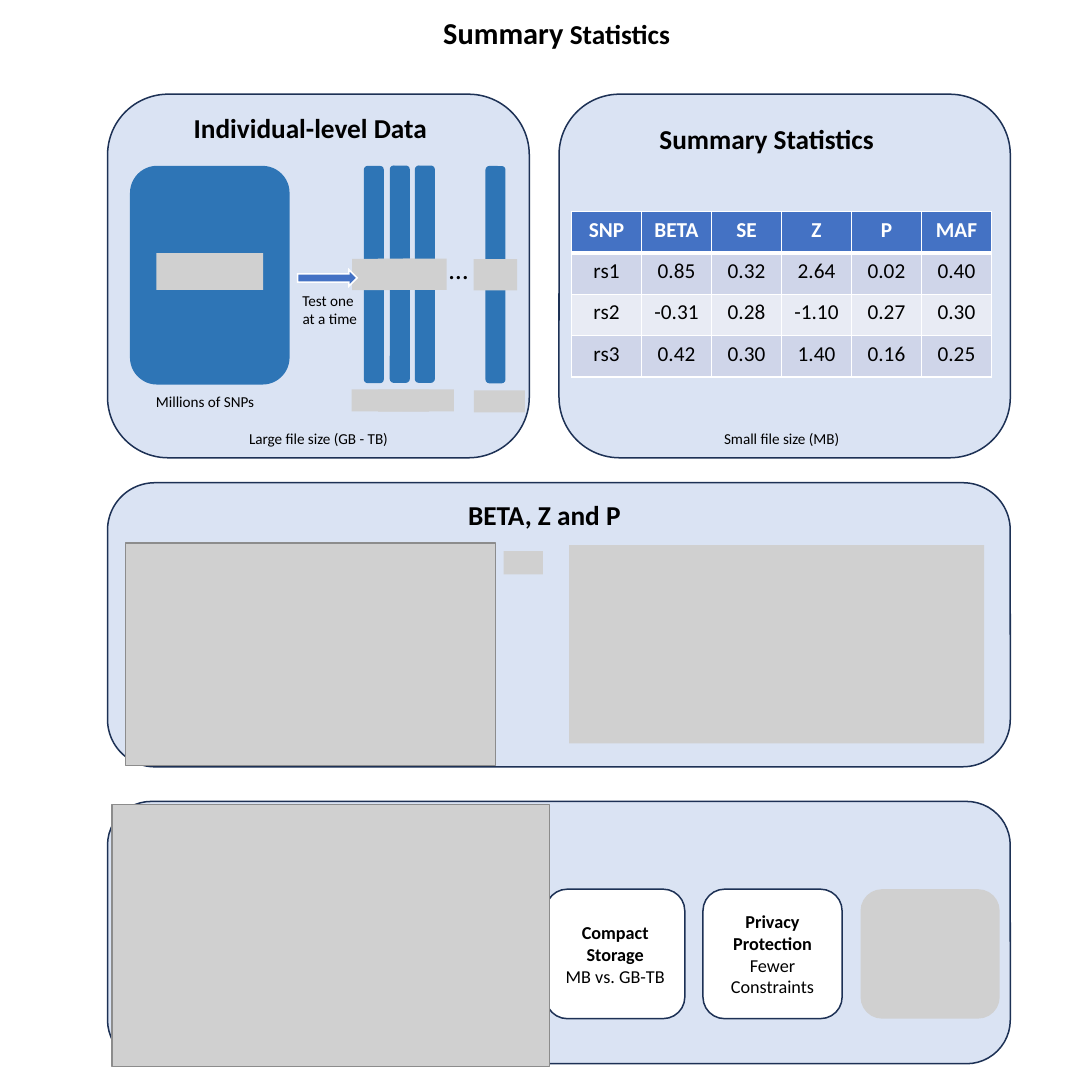
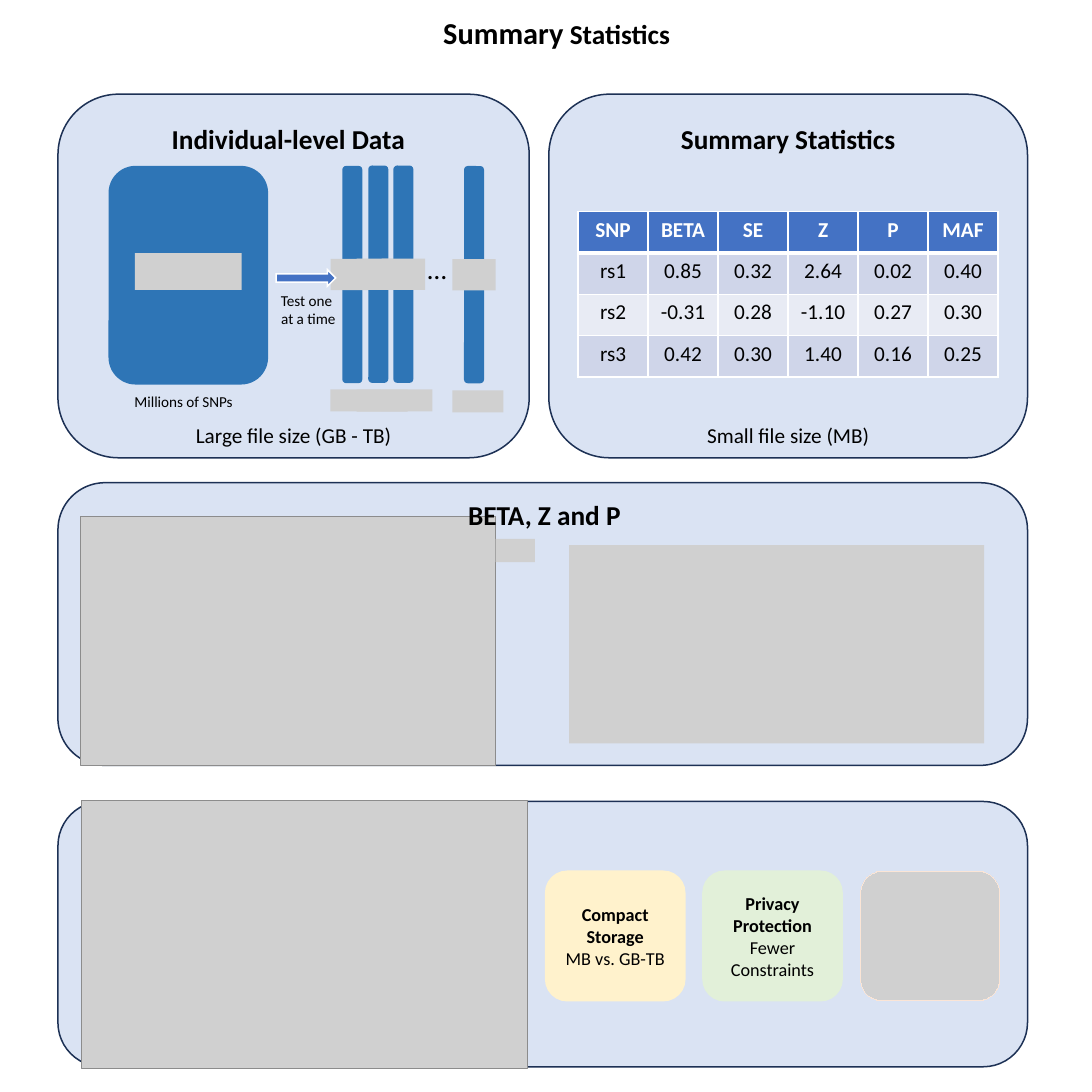
Before and after one commit to StatFunGen/statgen-prerequisites, a slide deck: slide 10 of graphical_summary/slides.pptx (slide 9 before the commit). Drawn at 1092x1092 pixels with LibreOffice and Linux fonts; fonts in the diff are those of the drawing; grey boxes stand for pictures. Boxes give left, top, right and bottom in pixels: in the first picture for what was removed or moved away, otherwise in the second. Text is boxed around its words. In the diff, an @@ line names an element or a change of style, - is before the commit and + after.

```diff
--- a/graphical_summary/slides.pptx
+++ b/graphical_summary/slides.pptx
@@ rounded rectangle: place and size @@
-rounded rectangle at [107, 94, 529, 458]
+rounded rectangle at [58, 94, 530, 458]
@@ text "Individual-level Data": place and size @@
-text "Individual-level Data" at [194, 119, 427, 139]
+text "Individual-level Data" at [172, 130, 405, 150]
@@ text "Summary Statistics": place and size @@
-text "Summary Statistics" at [659, 130, 874, 154]
+text "Summary Statistics" at [681, 130, 895, 154]
@@ rounded rectangle: place and size @@
-rounded rectangle at [559, 94, 1010, 458]
+rounded rectangle at [549, 94, 1028, 458]
@@ table: place and size @@
-table at [571, 212, 990, 378]
+table at [578, 212, 997, 378]
@@ text "Large file size (GB - ..." at [196, 427, 391, 447]: size 10 to 14 pt @@
@@ text "Large file size (GB - ...": place and size @@
-text "Large file size (GB - ..." at [249, 433, 388, 447]
+text "Large file size (GB - ..." at [196, 427, 391, 447]
@@ picture added at [330, 390, 381, 412] @@
@@ picture: place and size @@
-picture at [352, 390, 403, 412]
+picture at [357, 390, 408, 412]
@@ picture removed at [403, 390, 454, 412] @@
@@ 6 pictures, 5 rounded rectangles, 3 texts, 1 right arrow: place and size @@
-6 pictures, 5 rounded rectangles, 3 texts, 1 right arrow at [131, 166, 525, 413]
+6 pictures, 5 rounded rectangles, 3 texts, 1 right arrow at [109, 166, 503, 413]
@@ text "Small file size (MB)": place and size @@
-text "Small file size (MB)" at [724, 433, 839, 446]
+text "Small file size (MB)" at [707, 427, 870, 446]
@@ text "Small file size (MB)" at [707, 427, 870, 446]: size 10 to 14 pt @@
@@ rounded rectangle: place and size @@
-rounded rectangle at [107, 483, 1010, 767]
+rounded rectangle at [58, 483, 1028, 765]
@@ picture: place and size @@
-picture at [126, 543, 496, 765]
+picture at [81, 517, 496, 765]
@@ picture: place and size @@
-picture at [503, 551, 543, 574]
+picture at [496, 538, 535, 561]
@@ rounded rectangle: place and size @@
-rounded rectangle at [107, 802, 1010, 1064]
+rounded rectangle at [58, 802, 1028, 1067]
@@ picture: place and size @@
-picture at [112, 805, 549, 1067]
+picture at [82, 800, 529, 1068]
@@ rounded rectangle "Compact Storage" at [546, 871, 685, 1001]: fill #FFFFFF to #FFF2CC; outline #1E3256 1 pt to #FFF2CC 1 pt @@
@@ rounded rectangle "Privacy Protection" at [703, 871, 842, 1001]: fill #FFFFFF to #E2F0D9; outline #1E3256 1 pt to #E2F0D9 1 pt @@
@@ 2 rounded rectangles, 1 picture: place and size @@
-2 rounded rectangles, 1 picture at [546, 889, 999, 1019]
+2 rounded rectangles, 1 picture at [546, 871, 999, 1001]
```
Also in this commit, not shown: 10 other slides changed, 55 other files.
